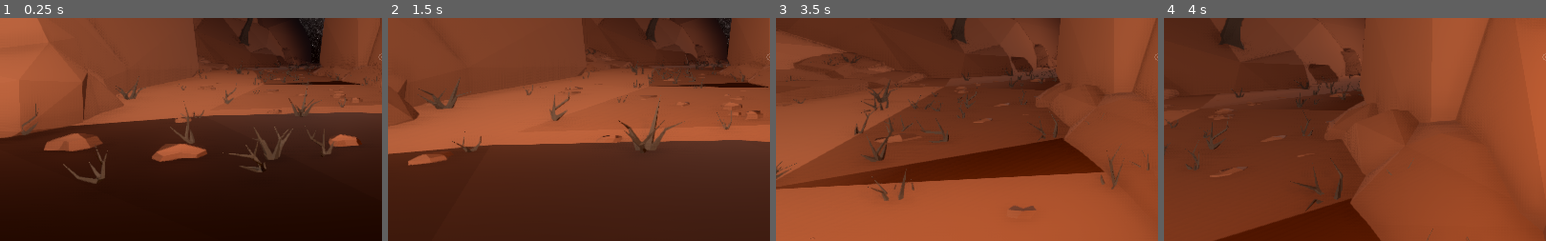
Above: before the commit, frames 1-4 (left to right).
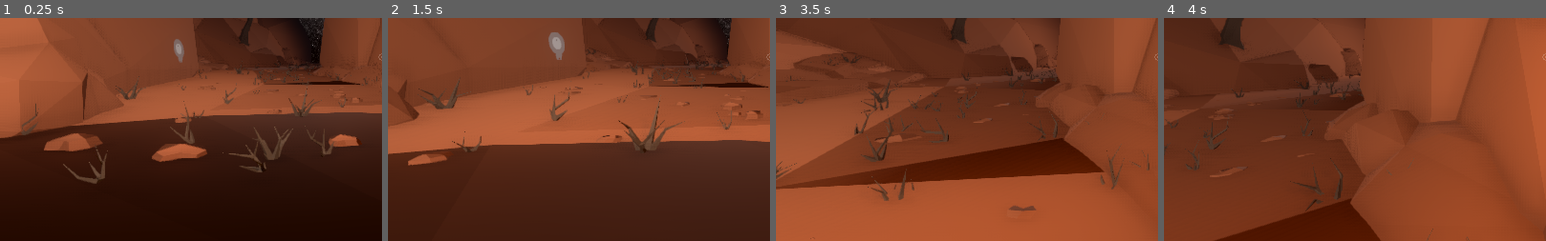
Above: after the commit, the same moments.

Repository: Anemony22/Creative-Jam-2021
Game: Godot game, scene res://scenes/levels/Valley.tscn
Two runs of this game, one before a commit and one after it. Both use one fixed random seed, a clock stepped at 60 frames per second and the inputs below.
Inputs (mouse positions are % of the whole screen's width and height, from its top left):
- Up to frame 1 (0.25 s): no input
- Up to frame 2 (1.5 s): tap Enter at 0.5 s; move the mouse to (55, 50) at 0.52 s; hold E (interact) 0.53-1.28 s; hold W (move_forward) from 0.53 s (still down); move the mouse to (45, 50) at 1.27 s; tap E (interact) at 1.35 s
- Up to frame 3 (3.5 s): keep holding W (move_forward); move the mouse to (52, 48) at 2.02 s; hold E (interact) 2.03-2.78 s; move the mouse to (49, 52) at 2.77 s; tap E (interact) at 2.85 s
- Up to frame 4 (4 s): keep holding W (move_forward); move the mouse to (57, 51) at 3.52 s; hold E (interact) from 3.53 s (still down)
The pictures show only the part of the screen within x 0-50%, y 41-91%; the shares and areas given below are measured in that part.

The runs differ from the first frame. In frame 1, 0.2% of the frame differs, in the area x 45-49%, y 9-21%; in frame 2, 0.4%, in the area x 42-47%, y 6-19%; in frame 3, less than 0.1%; in frame 4, nothing differs.

Commit message:
Decal integration

Diff:
--- a/scenes/entities/Player.gd
+++ b/scenes/entities/Player.gd
@@ -75,5 +75,7 @@
 
 			$HUD/RayCheck/HBoxContainer/Interact.text = "Interact with " + interactable.title
 			$HUD/RayCheck.visible = true
+		else:
+			$HUD/RayCheck.visible = false
 	else:
 		$HUD/RayCheck.visible = false
--- a/scenes/entities/Player.tscn
+++ b/scenes/entities/Player.tscn
@@ -31,7 +31,7 @@
 [node name="RayCast" type="RayCast" parent="CameraPivot/Camera"]
 transform = Transform( 1, 0, 0, 0, 1, 0, 0, 0, 1, 0, -0.000563622, 0 )
 enabled = true
-cast_to = Vector3( 0, 0, -4 )
+cast_to = Vector3( 0, 0, -5 )
 
 [node name="TorchPivot" type="Spatial" parent="."]
 transform = Transform( 1, 0, 0, 0, 1, 0, 0, 0, 1, 0, 0.485, 0 )
--- a/scenes/levels/Valley.tscn
+++ b/scenes/levels/Valley.tscn
@@ -13,6 +13,10 @@
 [ext_resource path="res://scenes/environment/rocks/medium/medium_rock1.tscn" type="PackedScene" id=11]
 [ext_resource path="res://scenes/environment/rocks/medium/medium_rock4.tscn" type="PackedScene" id=12]
 [ext_resource path="res://scenes/environment/rocks/medium/medium_rock5.tscn" type="PackedScene" id=13]
+[ext_resource path="res://scenes/visuals/Animated_Decal.tscn" type="PackedScene" id=14]
+[ext_resource path="res://resources/decal/animation/test_frames/playerGrey_up1.png" type="Texture" id=15]
+[ext_resource path="res://resources/decal/animation/test_frames/playerGrey_up2.png" type="Texture" id=16]
+[ext_resource path="res://scenes/objects/interactables/Interactable.tscn" type="PackedScene" id=31]
 
 [sub_resource type="BoxShape" id=1]
 extents = Vector3( 28.973, 1, 60 )
@@ -42,6 +46,16 @@
 instance_count = 7
 mesh = ExtResource( 8 )
 transform_array = PoolVector3Array( -1.54043, 0.064814, 0.406855, -0.0767886, 1.50195, -0.530005, -0.404765, -0.531602, …(763 unchanged characters)…
+
+[sub_resource type="SpriteFrames" id=7]
+animations = [ {
+"frames": [ ExtResource( 15 ), ExtResource( 16 ) ],
+"loop": true,
+"name": "default",
+"speed": 5.0
+} ]
+
+[sub_resource type="BoxShape" id=8]
 
 [node name="Main" type="Node"]
 script = ExtResource( 2 )
@@ -672,3 +686,16 @@
 __meta__ = {
 "_editor_description_": "The sun, sky plane and sun light for outside the cave"
 }
+
+[node name="Animated_Decal" parent="." instance=ExtResource( 14 )]
+transform = Transform( -0.231867, 0, 0.972748, 0, 1, 0, -0.972748, 0, -0.231867, -14.7581, 4.37341, -27.2675 )
+valid_nodes_paths = [ NodePath("../ValleyBase/Ext/boulder_rock6") ]
+frames = SubResource( 7 )
+
+[node name="StaticBody" type="StaticBody" parent="Animated_Decal"]
+
+[node name="CollisionShape" type="CollisionShape" parent="Animated_Decal/StaticBody"]
+shape = SubResource( 8 )
+
+[node name="Interactable" parent="Animated_Decal/StaticBody" instance=ExtResource( 31 )]
+title = "Play Animation"
Not shown: 1 places in scenes/levels/Valley.tscn that only renumber resources
